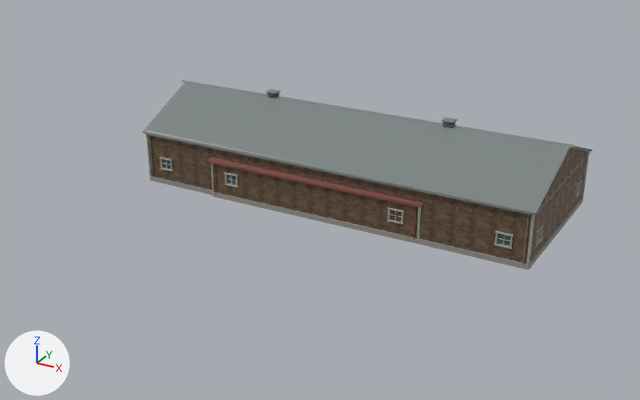
A saved change to the glTF model assets/scenery/valley-farm.glb.
Both versions are drawn from a camera (50 mm lens) standing at (36.4, -73.6, 34.8) and looking at (-1.5, -4.7, 0.3). Arrows for +X, +Y and +Z are at lower left; the lights stay in place. The picture after the commit comes second. Where no turn or scale is listed for an object, it has been applied to the vertices.

Objects in the first picture: 'north-farm-barn roof', 'north-farm-barn siding', 'north-farm-barn stone', 'north-farm-barn trim', 'ridge-barn redroof', 'ridge-barn siding', 'ridge-barn stone', 'ridge-barn trim' and 3 more.
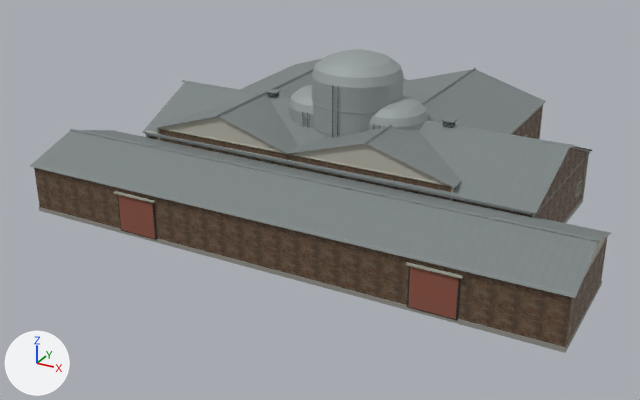
The change, as a list of edits to the scene's bpy script:
```text
Add ob_contour_twin_silos_silo:
    ob_contour_twin_silos_silo = bpy.data.objects.new('contour-twin-silos silo', me_contour_twin_silos_silo)  # 2478 vertices, 3766 faces; spans x -7.18..7.18, y -3.48..3.48, z -4.95..4.95; in mat_weathered_galvanized_silo (grey #9ea6a6)
    ob_contour_twin_silos_silo.location = (0.0, -0.05, 5.25)
Add ob_contour_tall_silo_silo:
    ob_contour_tall_silo_silo = bpy.data.objects.new('contour-tall-silo silo', me_contour_tall_silo_silo)  # 1339 vertices, 2013 faces; spans x -4.42..4.42, y -4.47..4.47, z -6.85..6.85; in mat_weathered_galvanized_silo (grey #9ea6a6)
    ob_contour_tall_silo_silo.location = (0.0, -0.05, 7.15)
Add ob_contour_tall_silo_dark:
    ob_contour_tall_silo_dark = bpy.data.objects.new('contour-tall-silo dark', me_contour_tall_silo_dark)  # 185 vertices, 131 faces; spans x -0.3..0.3, y -0.03..0.03, z -5.6..5.6; in mat_recess_and_door_ironwork (dark grey #2c302f)
    ob_contour_tall_silo_dark.location = (0.0, -4.49, 6.3)
Add ob_contour_dairy_trim:
    ob_contour_dairy_trim = bpy.data.objects.new('contour-dairy trim', me_contour_dairy_trim)  # 252 vertices, 400 faces; spans x -25.1..25.1, y -19.3..19.3, z -3.0..3.0; in mat_aged_cream_paint (grey #aaa89b)
    ob_contour_dairy_trim.location = (1.0, 0.0, 3.04)
Add ob_contour_dairy_stone:
    ob_contour_dairy_stone = bpy.data.objects.new('contour-dairy stone', me_contour_dairy_stone)  # a box spanning x -19.1..-3.9, y -8.1..19.1, z -0.2..0.2; a box spanning x -4.1..12.1, y -8.1..19.1, z -0.2..0.2; a box spanning x -25.1..25.1, y -19.1..-7.9, z -0.2..0.2; in mat_foundation_concrete (grey #939089)
    ob_contour_dairy_stone.location = (1.0, 0.0, 0.12)
Add ob_contour_dairy_siding:
    ob_contour_dairy_siding = bpy.data.objects.new('contour-dairy siding', me_contour_dairy_siding)  # 20 vertices, 24 faces; spans x -25.0..25.0, y -19.0..19.0, z -2.8..2.8
    ob_contour_dairy_siding.location = (1.0, 0.0, 3.1)
Add ob_contour_dairy_roof:
    ob_contour_dairy_roof = bpy.data.objects.new('contour-dairy roof', me_contour_dairy_roof)  # 42 vertices, 42 faces; spans x -25.3..25.3, y -19.3..19.3, z -2.0..2.0
    ob_contour_dairy_roof.location = (1.0, 0.0, 6.53)
Add ob_contour_dairy_paint:
    ob_contour_dairy_paint = bpy.data.objects.new('contour-dairy paint', me_contour_dairy_paint)  # 16 vertices, 6 faces; spans x -25.0..25.0, y -19.0..19.0, z -2.0..2.0
    ob_contour_dairy_paint.location = (1.0, 0.0, 6.45)
Add ob_contour_dairy_door:
    ob_contour_dairy_door = bpy.data.objects.new('contour-dairy door', me_contour_dairy_door)  # 32 vertices, 48 faces; spans x -15.9..15.9, y -19.1..19.1, z -1.7..1.7; in mat_faded_barn_door (brown #8b5242)
    ob_contour_dairy_door.location = (2.0, 0.0, 2.0)
Add ob_contour_dairy_dark:
    ob_contour_dairy_dark = bpy.data.objects.new('contour-dairy dark', me_contour_dairy_dark)  # 152 vertices, 174 faces; spans x -25.2..25.2, y -19.2..19.2, z -4.2..4.2; in mat_recess_and_door_ironwork (dark grey #2c302f)
    ob_contour_dairy_dark.location = (0.9, 0.1, 4.37)
```

What differs and where, as boxes (x1, y1, x2, y2) in the pictures (640 x 400 px):
'contour-dairy roof', added
    after: (30, 58, 612, 298)
'contour-dairy siding', added (brown)
    after: (34, 106, 607, 347)
'contour-tall-silo silo', added
    after: (312, 49, 404, 138)
'contour-dairy paint', added
    after: (161, 116, 605, 265)
'contour-dairy door', added
    after: (118, 195, 459, 319)
'contour-dairy stone', added (mostly hidden)
    after: (39, 207, 602, 353)
'contour-twin-silos silo', added
    after: (289, 85, 428, 130)
'contour-dairy trim', added
    after: (44, 105, 608, 294)
'contour-dairy dark', added
    after: (117, 194, 461, 321)
'contour-tall-silo dark', added
    after: (332, 87, 338, 138)
'north-farm-barn siding', unchanged, covered by the edit
    before: (148, 135, 587, 264)
    after: (148, 135, 587, 222)
'ridge-barn siding', unchanged, covered by the edit
    before: (213, 164, 418, 238)
'ridge-barn redroof', unchanged, covered by the edit
    before: (207, 157, 423, 240)
'north-farm-barn stone', unchanged, covered by the edit
    before: (150, 176, 583, 270)
    after: (562, 198, 583, 223)
